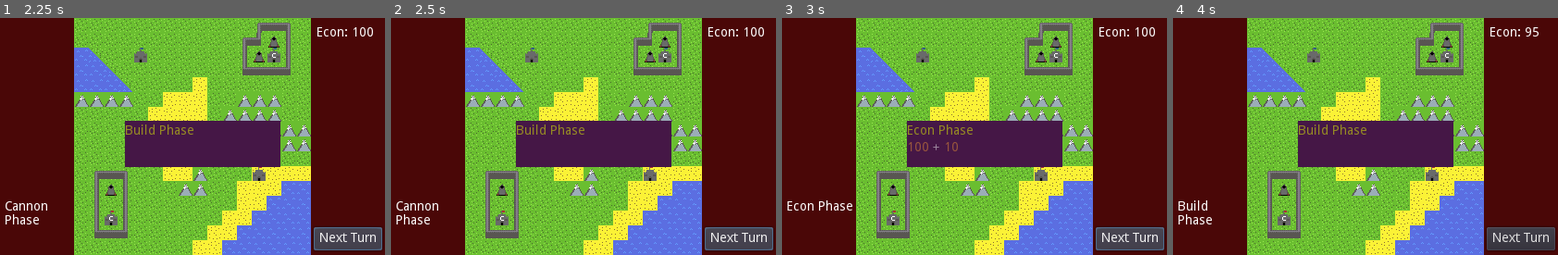
Above: before the commit, frames 1-4 (left to right).
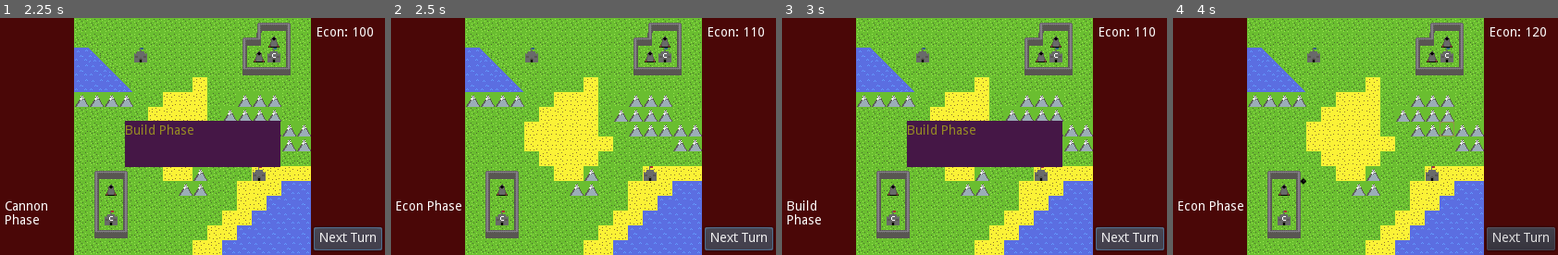
Above: after the commit, the same moments.

Repository: FlyingPollo12/RBNR
Game: Godot game, scene res://Source/Levels/Menu.tscn
The game is run twice, just before and just after one commit, with the same random seed, the same clock (stepped at 60 frames per second) and the same inputs.
Inputs (mouse positions are in pixels of both pictures, inside the frame that each line leads up to):
- Up to frame 1 (2.25 s): click "Play" at 0.5 s; click "Next Turn" at 1.25 s; click "Next Turn" at 2 s
- Up to frame 2 (2.5 s): no input
- Up to frame 3 (3 s): click "Next Turn" at 2.75 s
- Up to frame 4 (4 s): tap Enter at 3.5 s; move the mouse to (1450, 124) at 3.52 s; click (1450, 124) at 3.67 s

Frame 1 is identical in both runs. In frame 2, 8.4% of the frame differs, in the area x 1-95%, y 3-88%; in frame 3, 1.1%; in frame 4, 8.6%, in the area x 1-97%, y 3-88%.

Commit message:
Cannon improvements. All but destruction
Specifically: cannons shoot balls to clicked tile and show fire.png for 1sec on impact. Then are deleted from tree

Diff:
--- a/Source/Levels/Game_Test_Scene.tscn
+++ b/Source/Levels/Game_Test_Scene.tscn
@@ -1,12 +1,16 @@
-[gd_scene load_steps=4 format=2]
+[gd_scene load_steps=7 format=2]
 
-[ext_resource path="res://Source/Textures/TEST_Tilemap.tres" type="TileSet" id=1]
+[ext_resource path="res://Source/Textures/environment.tres" type="TileSet" id=1]
 [ext_resource path="res://Source/scripts/GameScript.gd" type="Script" id=2]
 [ext_resource path="res://Source/Levels/nextTurnBtn.gd" type="Script" id=3]
+[ext_resource path="res://Source/Textures/structures.tres" type="TileSet" id=4]
+[ext_resource path="res://Source/Textures/selectedTileBorder.png" type="Texture" id=5]
+[ext_resource path="res://Source/Textures/notifications.tres" type="TileSet" id=6]
 
 [node name="GameNode" type="Node2D"]
 position = Vector2( 80, 0 )
 script = ExtResource( 2 )
+PHASE_WAIT_TIME = 1
 
 [node name="Environment" type="TileMap" parent="."]
 rotation = -0.000697852
@@ -18,13 +22,19 @@
 tile_data = PoolIntArray( 0, 1, 0, 1, 1, 0, 2, 1, 0, 3, 1, 0, 4, 1, 0, 5, 1, 0, 6, 1, 0, 7, 1, 0, 8, 1, 0, 9, 1, 0, 10, …(3401 unchanged characters)…
 
 [node name="Structures" type="TileMap" parent="."]
-tile_set = ExtResource( 1 )
+tile_set = ExtResource( 4 )
 cell_size = Vector2( 16, 16 )
 cell_quadrant_size = 1
 format = 1
 tile_data = PoolIntArray( 12, 9, 0, 13, 17, 0, 14, 18, 0, 65547, 9, 0, 65548, 15, 0, 65549, 16, 0, 65550, 19, 0, 131076 …(349 unchanged characters)…
 
 [node name="Units" type="TileMap" parent="."]
+cell_size = Vector2( 16, 16 )
+format = 1
+
+[node name="Notifications" type="TileMap" parent="."]
+tile_set = ExtResource( 6 )
+cell_size = Vector2( 16, 16 )
 format = 1
 
 [node name="ColorRect" type="ColorRect" parent="."]
@@ -99,3 +109,8 @@
 __meta__ = {
 "_edit_use_anchors_": false
 }
+
+[node name="selectedTile" type="Sprite" parent="."]
+visible = false
+position = Vector2( 39.6521, 186.347 )
+texture = ExtResource( 5 )
--- a/Source/Levels/cannonBall.tscn
+++ b/Source/Levels/cannonBall.tscn
@@ -1,20 +1,17 @@
-[gd_scene load_steps=4 format=2]
+[gd_scene load_steps=3 format=2]
 
-[ext_resource path="res://Source/Textures/TEST_Tilemap.tres" type="TileSet" id=1]
+[ext_resource path="res://Source/Textures/cannonBall.png" type="Texture" id=1]
 [ext_resource path="res://Source/Scripts/cannonBallScript.gd" type="Script" id=2]
 
-[sub_resource type="CircleShape2D" id=1]
-radius = 1.72838
+[node name="Ball" type="Node2D"]
+script = ExtResource( 2 )
+speed = 70.0
 
-[node name="Ball" type="RigidBody2D"]
-script = ExtResource( 2 )
-speed = 50.0
+[node name="Sprite" type="Sprite" parent="."]
+texture = ExtResource( 1 )
+offset = Vector2( 8, 8 )
 
-[node name="TileMap" type="TileMap" parent="."]
-tile_set = ExtResource( 1 )
-format = 1
-tile_data = PoolIntArray( 0, 21, 0 )
-
-[node name="CollisionShape2D" type="CollisionShape2D" parent="."]
-position = Vector2( 7.97216, 8.03378 )
-shape = SubResource( 1 )
+[node name="Timer" type="Timer" parent="."]
+process_mode = 0
+one_shot = true
+[connection signal="timeout" from="Timer" to="." method="_timer_timeout"]
--- /dev/null
+++ b/Source/Textures/environment.tres
@@ -0,0 +1,75 @@
+[gd_resource type="TileSet" load_steps=2 format=2]
+
+[ext_resource path="res://Source/Textures/RBNRTG_TEXTURES.png" type="Texture" id=1]
+
+[resource]
+0/name = "RBNRTG_TEXTURES.png 0"
+0/texture = ExtResource( 1 )
+0/tex_offset = Vector2( 0, 0 )
+0/modulate = Color( 1, 1, 1, 1 )
+0/region = Rect2( 16, 0, 16, 16 )
+0/tile_mode = 0
+0/occluder_offset = Vector2( 0, 0 )
+0/navigation_offset = Vector2( 0, 0 )
+0/shape_offset = Vector2( 0, 0 )
+0/shape_transform = Transform2D( 1, 0, 0, 1, 0, 0 )
+0/shape_one_way = false
+0/shape_one_way_margin = 0.0
+0/shapes = [  ]
+0/z_index = 0
+1/name = "RBNRTG_TEXTURES.png 1"
+1/texture = ExtResource( 1 )
+1/tex_offset = Vector2( 0, 0 )
+1/modulate = Color( 1, 1, 1, 1 )
+1/region = Rect2( 32, 0, 16, 16 )
+1/tile_mode = 0
+1/occluder_offset = Vector2( 0, 0 )
+1/navigation_offset = Vector2( 0, 0 )
+1/shape_offset = Vector2( 0, 0 )
+1/shape_transform = Transform2D( 1, 0, 0, 1, 0, 0 )
+1/shape_one_way = false
+1/shape_one_way_margin = 0.0
+1/shapes = [  ]
+1/z_index = 0
+2/name = "RBNRTG_TEXTURES.png 2"
+2/texture = ExtResource( 1 )
+2/tex_offset = Vector2( 0, 0 )
+2/modulate = Color( 1, 1, 1, 1 )
+2/region = Rect2( 0, 0, 16, 16 )
+2/tile_mode = 0
+2/occluder_offset = Vector2( 0, 0 )
+2/navigation_offset = Vector2( 0, 0 )
+2/shape_offset = Vector2( 0, 0 )
+2/shape_transform = Transform2D( 1, 0, 0, 1, 0, 0 )
+2/shape_one_way = false
+2/shape_one_way_margin = 0.0
+2/shapes = [  ]
+2/z_index = 0
+3/name = "RBNRTG_TEXTURES.png 3"
+3/texture = ExtResource( 1 )
+3/tex_offset = Vector2( 0, 0 )
+3/modulate = Color( 1, 1, 1, 1 )
+3/region = Rect2( 48, 0, 16, 16 )
+3/tile_mode = 0
+3/occluder_offset = Vector2( 0, 0 )
+3/navigation_offset = Vector2( 0, 0 )
+3/shape_offset = Vector2( 0, 0 )
+3/shape_transform = Transform2D( 1, 0, 0, 1, 0, 0 )
+3/shape_one_way = false
+3/shape_one_way_margin = 0.0
+3/shapes = [  ]
+3/z_index = 0
+4/name = "RBNRTG_TEXTURES.png 4"
+4/texture = ExtResource( 1 )
+4/tex_offset = Vector2( 0, 0 )
+4/modulate = Color( 1, 1, 1, 1 )
+4/region = Rect2( 0, 16, 16, 16 )
+4/tile_mode = 0
+4/occluder_offset = Vector2( 0, 0 )
+4/navigation_offset = Vector2( 0, 0 )
+4/shape_offset = Vector2( 0, 0 )
+4/shape_transform = Transform2D( 1, 0, 0, 1, 0, 0 )
+4/shape_one_way = false
+4/shape_one_way_margin = 0.0
+4/shapes = [  ]
+4/z_index = 0
--- /dev/null
+++ b/Source/Textures/notifications.tres
@@ -0,0 +1,19 @@
+[gd_resource type="TileSet" load_steps=2 format=2]
+
+[ext_resource path="res://Source/Textures/selectedTileBorder.png" type="Texture" id=1]
+
+[resource]
+0/name = "selectedTileBorder.png 0"
+0/texture = ExtResource( 1 )
+0/tex_offset = Vector2( 0, 0 )
+0/modulate = Color( 1, 1, 1, 1 )
+0/region = Rect2( 0, 0, 16, 16 )
+0/tile_mode = 0
+0/occluder_offset = Vector2( 0, 0 )
+0/navigation_offset = Vector2( 0, 0 )
+0/shape_offset = Vector2( 0, 0 )
+0/shape_transform = Transform2D( 1, 0, 0, 1, 0, 0 )
+0/shape_one_way = false
+0/shape_one_way_margin = 0.0
+0/shapes = [  ]
+0/z_index = 0
--- a/Source/Textures/TEST_Tilemap.tres
+++ b/Source/Textures/structures.tres
@@ -3,76 +3,6 @@
 [ext_resource path="res://Source/Textures/RBNRTG_TEXTURES.png" type="Texture" id=1]
 
 [resource]
-0/name = "RBNRTG_TEXTURES.png 0"
-0/texture = ExtResource( 1 )
-0/tex_offset = Vector2( 0, 0 )
-0/modulate = Color( 1, 1, 1, 1 )
-0/region = Rect2( 16, 0, 16, 16 )
-0/tile_mode = 0
-0/occluder_offset = Vector2( 0, 0 )
-0/navigation_offset = Vector2( 0, 0 )
-0/shape_offset = Vector2( 0, 0 )
-0/shape_transform = Transform2D( 1, 0, 0, 1, 0, 0 )
-0/shape_one_way = false
-0/shape_one_way_margin = 0.0
-0/shapes = [  ]
-0/z_index = 0
-1/name = "RBNRTG_TEXTURES.png 1"
-1/texture = ExtResource( 1 )
-1/tex_offset = Vector2( 0, 0 )
-1/modulate = Color( 1, 1, 1, 1 )
-1/region = Rect2( 32, 0, 16, 16 )
-1/tile_mode = 0
-1/occluder_offset = Vector2( 0, 0 )
-1/navigation_offset = Vector2( 0, 0 )
-1/shape_offset = Vector2( 0, 0 )
-1/shape_transform = Transform2D( 1, 0, 0, 1, 0, 0 )
-1/shape_one_way = false
-1/shape_one_way_margin = 0.0
-1/shapes = [  ]
-1/z_index = 0
-2/name = "RBNRTG_TEXTURES.png 2"
-2/texture = ExtResource( 1 )
-2/tex_offset = Vector2( 0, 0 )
-2/modulate = Color( 1, 1, 1, 1 )
-2/region = Rect2( 0, 0, 16, 16 )
-2/tile_mode = 0
-2/occluder_offset = Vector2( 0, 0 )
-2/navigation_offset = Vector2( 0, 0 )
-2/shape_offset = Vector2( 0, 0 )
-2/shape_transform = Transform2D( 1, 0, 0, 1, 0, 0 )
-2/shape_one_way = false
-2/shape_one_way_margin = 0.0
-2/shapes = [  ]
-2/z_index = 0
-3/name = "RBNRTG_TEXTURES.png 3"
-3/texture = ExtResource( 1 )
-3/tex_offset = Vector2( 0, 0 )
-3/modulate = Color( 1, 1, 1, 1 )
-3/region = Rect2( 48, 0, 16, 16 )
-3/tile_mode = 0
-3/occluder_offset = Vector2( 0, 0 )
-3/navigation_offset = Vector2( 0, 0 )
-3/shape_offset = Vector2( 0, 0 )
-3/shape_transform = Transform2D( 1, 0, 0, 1, 0, 0 )
-3/shape_one_way = false
-3/shape_one_way_margin = 0.0
-3/shapes = [  ]
-3/z_index = 0
-4/name = "RBNRTG_TEXTURES.png 4"
-4/texture = ExtResource( 1 )
-4/tex_offset = Vector2( 0, 0 )
-4/modulate = Color( 1, 1, 1, 1 )
-4/region = Rect2( 0, 16, 16, 16 )
-4/tile_mode = 0
-4/occluder_offset = Vector2( 0, 0 )
-4/navigation_offset = Vector2( 0, 0 )
-4/shape_offset = Vector2( 0, 0 )
-4/shape_transform = Transform2D( 1, 0, 0, 1, 0, 0 )
-4/shape_one_way = false
-4/shape_one_way_margin = 0.0
-4/shapes = [  ]
-4/z_index = 0
 5/name = "RBNRTG_TEXTURES.png 5"
 5/texture = ExtResource( 1 )
 5/tex_offset = Vector2( 0, 0 )
@@ -241,17 +171,3 @@
 20/shape_one_way_margin = 0.0
 20/shapes = [  ]
 20/z_index = 0
-21/name = "RBNRTG_TEXTURES.png 21"
-21/texture = ExtResource( 1 )
-21/tex_offset = Vector2( 0, 0 )
-21/modulate = Color( 1, 1, 1, 1 )
-21/region = Rect2( 192, 16, 16, 16 )
-21/tile_mode = 0
-21/occluder_offset = Vector2( 0, 0 )
-21/navigation_offset = Vector2( 0, 0 )
-21/shape_offset = Vector2( 0, 0 )
-21/shape_transform = Transform2D( 1, 0, 0, 1, 0, 0 )
-21/shape_one_way = false
-21/shape_one_way_margin = 0.0
-21/shapes = [  ]
-21/z_index = 0
--- a/Source/scripts/GameScript.gd
+++ b/Source/scripts/GameScript.gd
@@ -50,6 +50,7 @@
 #---- Game var globals ----
 var playerGold = 100
 var myTimer
+export var PHASE_WAIT_TIME = 2
 
 
 
@@ -61,7 +62,7 @@
 	#   myTimer.start()
 	#   yield(myTimer, "timeout")
 	myTimer = Timer.new()
-	myTimer.set_wait_time(2) # wait time can be set again at any point
+	myTimer.set_wait_time(PHASE_WAIT_TIME) # wait time can be set again at any point
 	myTimer.set_one_shot(true)
 	self.add_child(myTimer)
 
@@ -165,7 +166,7 @@
 			var newx = x / CELL_SIZE_X
 			var newy = y / CELL_SIZE_Y
 			var gridPos = Vector2(newx, newy)
-			print(gridPos)
+			print("\nclick at " + str(gridPos))
 			if newx > GRID_MAXX:
 				return
 
@@ -178,6 +179,10 @@
 				var cball = cannonBall.instance()
 				cball.init(Vector2(32,176), tileToPos(gridPos))
 				add_child(cball)
+	if event is InputEventMouseMotion:
+		$Notifications.clear()
+		var tilepos = posToTile(get_local_mouse_position())
+		$Notifications.set_cell(tilepos.x, tilepos.y, 0)
 
 
 func tileToPos(tilePos : Vector2):
@@ -186,7 +191,7 @@
 	return Vector2(newx, newy)
 
 func posToTile(pos : Vector2):
-	var newx : int= pos.x / CELL_SIZE_X
+	var newx : int = pos.x / CELL_SIZE_X
 	var newy : int = pos.y / CELL_SIZE_Y
 	return Vector2(newx, newy)
 
--- a/Source/scripts/cannonBallScript.gd
+++ b/Source/scripts/cannonBallScript.gd
@@ -1,8 +1,13 @@
-extends RigidBody2D
+extends Node2D
 
 
 var firingCannonPos
 var targetTilePos
+var targetReached = false
+var done = false
+onready var myTimer = get_node("Timer")
+var fireImage = load("res://Source/Textures/fire.png")
+
 export var speed : float
 
 
@@ -16,13 +21,29 @@
 func _ready():
 	position = firingCannonPos
 	var targetTile = get_parent().posToTile(targetTilePos)
-	#print("target tile: (" + str(targetTile.x) + "," + str(targetTile.y) + ")")
+	print("target tile: " + str(targetTile))
 
 
 # Called every frame. 'delta' is the elapsed time since the previous frame.
 func _process(delta):
-	set_position(get_position() + (position.direction_to(targetTilePos))*delta*speed)
-	var curPos = get_parent().posToTile(get_position())
-	#print("Current Tile: (" + str(curPos.x) + "," + str(curPos.y) + ")")
-	if get_parent().posToTile(position) == get_parent().posToTile(targetTilePos):
-		queue_free()
+	if done:
+		return
+	if targetReached:
+		done = true
+		myTimer.set_wait_time(1)
+		myTimer.start()
+		return
+
+	var curpos = get_position()
+	set_position(curpos + (curpos.direction_to(targetTilePos))*delta*speed)
+
+	curpos = Vector2(curpos.x + 8, curpos.y + 8)#account for offset of sprite (needed for visuals to line up with tile map!)
+	if ( get_parent().posToTile(curpos) == get_parent().posToTile(targetTilePos) ):
+		targetReached = true
+		$Sprite.set_texture(fireImage)
+		set_position(targetTilePos)
+
+
+func _timer_timeout():
+	print("hit timeout")
+	queue_free()
Binary file added: Source/Textures/cannonBall.png
Not shown, added: Source/Textures/cannonBall.png.import
Not shown, added: Source/Textures/desktop.ini
Binary file added: Source/Textures/fire.png
Not shown, added: Source/Textures/fire.png.import
Binary file added: Source/Textures/selectedTileBorder.png
Not shown, added: Source/Textures/selectedTileBorder.png.import
Not shown, added: Source/Textures/selectedTileBorder.pxo
